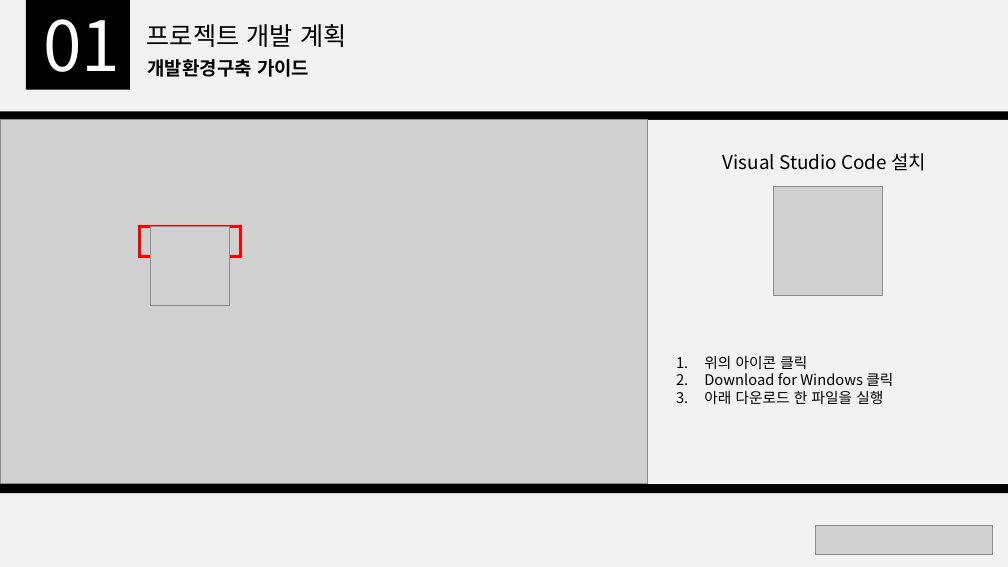
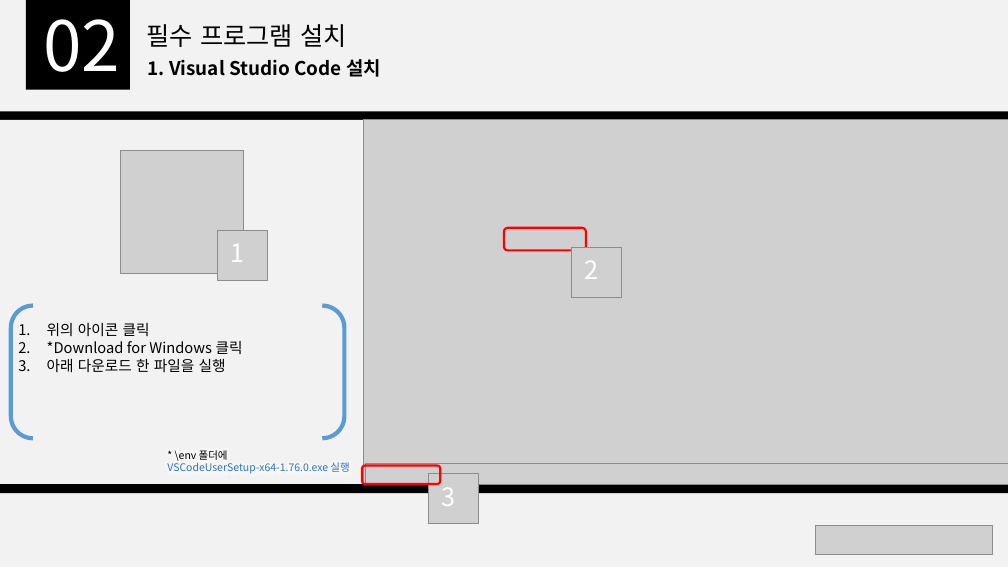
Before and after one commit to ljw971125/Python-, a slide deck: slide 7 of doc/개발환경 구축 가이드.pptx (slide 6 before the commit). Drawn at 1008x567 pixels with LibreOffice and Linux fonts; fonts in the diff are those of the drawing; grey boxes stand for pictures. Boxes give left, top, right and bottom in pixels: in the first picture for what was removed or moved away, otherwise in the second. Text is boxed around its words. In the diff, an @@ line names an element or a change of style, - is before the commit and + after.

Commit message:
프로젝트(발표)

```diff
--- a/doc/개발환경 구축 가이드.pptx
+++ b/doc/개발환경 구축 가이드.pptx
@@ text at bbox=[43, 19, 120, 72]: text changed @@
-01
+02
@@ text at bbox=[147, 24, 346, 47]: text changed @@
-프로젝트 개발 계획
+필수 프로그램 설치
@@ text at bbox=[147, 59, 381, 77]: text changed @@
-개발환경구축 가이드
+1. Visual Studio Code 설치
@@ picture: place and size @@
-picture at bbox=[0, 119, 647, 484]
+picture at bbox=[364, 119, 1008, 484]
@@ picture: place and size @@
-picture at bbox=[774, 187, 882, 296]
+picture at bbox=[120, 150, 243, 273]
@@ text removed at bbox=[723, 153, 926, 171] @@
-Visual Studio Code 설치
@@ rectangle removed at bbox=[139, 226, 240, 256] @@
@@ picture removed at bbox=[150, 226, 229, 305] @@
@@ picture added at bbox=[217, 231, 267, 281] @@
@@ rounded rectangle added at bbox=[504, 228, 586, 250], outline #FF0000 2 pt @@
@@ text added at bbox=[231, 244, 245, 262], 24 pt, text #FFFFFF @@
+1
@@ picture added at bbox=[571, 247, 621, 297] @@
@@ text added at bbox=[584, 261, 598, 279], 24 pt, text #FFFFFF @@
+2
@@ text "위의 아이콘 클릭": place and size @@
-text "위의 아이콘 클릭" at bbox=[704, 356, 893, 404]
+text "위의 아이콘 클릭" at bbox=[47, 323, 243, 372]
@@ bracket pair added at bbox=[11, 306, 344, 439], outline #5B9BD5 4 pt @@
@@ text at bbox=[47, 341, 243, 354]: text changed @@
-2. Download for Windows 클릭
+2. *Download for Windows 클릭
@@ text added at bbox=[167, 450, 349, 474], 10 pt, text #2E75B6 @@
+* \env 폴더에
+VSCodeUserSetup-x64-1.76.0.exe 실행
@@ rounded rectangle added at bbox=[362, 466, 440, 484], outline #FF0000 2 pt @@
@@ picture added at bbox=[365, 464, 1008, 484] @@
@@ picture added at bbox=[428, 474, 478, 524] @@
@@ text added at bbox=[442, 488, 456, 506], 24 pt, text #FFFFFF @@
+3
```
Also in this commit, not shown: 9 other slides changed, 4 slides added, 1 slide removed.
